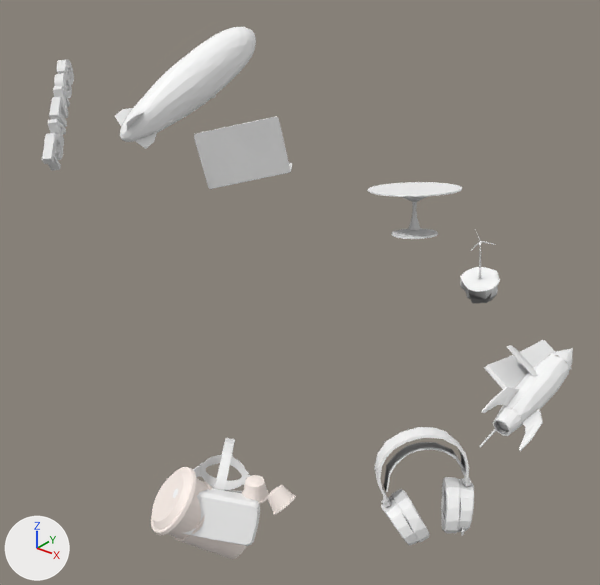
Before and after pictures for a commit that changed the glTF model public/scroll.glb.
The view is the same before and after, from a 50 mm lens placed at (21.2, -26.4, 25.7), pointed at (-0.2, 0.4, 9.1). The axes (+X, +Y, +Z) are drawn at lower left. The lights are the same throughout. Where no turn or scale is listed for an object, it has been applied to the vertices. Vertices at the same position are counted once.

Before the edit, the objects in view are built like this:
```python
ob_book = bpy.data.objects.new('Book', me_cube_004)
ob_book.location = (0.06, -0.35, 4.04)
ob_contect = bpy.data.objects.new('Contect', me_text)
ob_contect.location = (0.06, -0.35, 4.04)
ob_headphones = bpy.data.objects.new('Headphones', me_headphones_001)
ob_headphones.location = (0.06, 0.78, 4.04)
ob_notebook = bpy.data.objects.new('Notebook', me_base_notebook_001)
ob_notebook.location = (0.06, -0.35, 4.04)
ob_rocket_003 = bpy.data.objects.new('Rocket.003', me_rocket_006)
ob_rocket_003.location = (0.06, -0.35, 4.04)
ob_roundcube_001 = bpy.data.objects.new('Roundcube.001', me_roundcube_001)
ob_roundcube_001.location = (0.06, -0.35, 4.04)
ob_table = bpy.data.objects.new('Table', me_group_001)
ob_table.location = (0.06, -0.35, 4.04)
ob_vr_headset = bpy.data.objects.new('VR Headset', me_vr_cube_000_vr)
ob_vr_headset.location = (0.06, -0.35, 4.04)
ob_zeppelin = bpy.data.objects.new('Zeppelin', me_cylinder01_001)
ob_zeppelin.location = (0.06, -0.35, 4.04)
# also in view: 'Coffee' at (1.7, -7.5, 2.0)
```
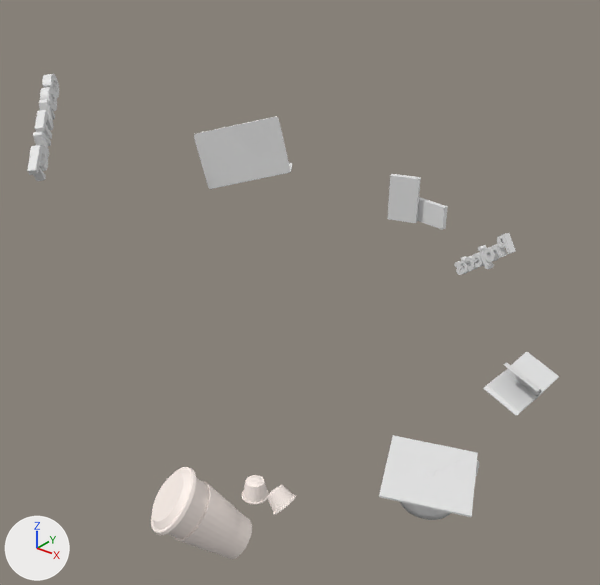
Pixel boxes [x1, y1, x2, y2] of what changed, in the pictures (600 x 585 px):
'Zeppelin', deleted
    before: [115, 27, 256, 149]
'hat', added
    after: [379, 435, 479, 520]
'Headphones', deleted
    before: [374, 427, 474, 545]
'VR Headset', deleted
    before: [173, 438, 260, 546]
'Rocket.003', deleted
    before: [479, 348, 573, 451]
'Contect', mesh moved
    before: [42, 59, 74, 171]
    after: [27, 74, 59, 181]
'Book', mesh turned
    before: [484, 340, 572, 389]
    after: [483, 352, 559, 416]
'picture', added
    after: [387, 174, 448, 230]
'Table', deleted
    before: [367, 182, 462, 239]
'Roundcube.001', deleted
    before: [460, 232, 500, 303]
'Text', added
    after: [454, 233, 516, 275]

The edits, one by one:
Material 'projects' (mat_projects) is new.
Its base color is (0.8, 0.8, 0.8) (white #e7e7e7).
Material 'picture' (mat_picture) is new.
Its base color is (0.8, 0.8, 0.8) (white #e7e7e7).
Material 'hat' (mat_hat) is new.
Its base color is (0.8, 0.8, 0.8) (white #e7e7e7).
me_cube_004 has 70 vertices, 88 faces and spans x 7.97..10.77, y 2.55..6.46, z 2.41..4.08.
me_cube_004 is used by ob_book; location (0.06, -0.35, 4.04).
me_cube_004 part 1: the whole mesh is turned 15 degrees about the z axis through its middle, then moved by (-0.06, -0.31, -0.6).
me_text has 1316 vertices, 2592 faces and spans x -9.12..-5.33, y -8.3..-4.05, z 11.81..15.3.
me_text is used by ob_contect; location (0.06, -0.35, 4.04).
me_text part 2: the whole mesh is moved by (-1.59, 0.32, -0.84).
Mesh me_text_001 is new.
It has 2688 vertices, 5328 faces and spans x 3.42..6.89, y 7.23..8.65, z 4.46..7.51.
It uses material mat_projects (white #e7e7e7).
Mesh me_cube_001 is new.
It has 32 vertices, 56 faces and spans x -2.73..0.61, y 11.5..12.74, z 4.84..7.48.
It uses material mat_picture (white #e7e7e7).
Mesh me_cylinder_003 is new.
It has 1675 vertices, 3262 faces and spans x 6.02..10.73, y -4.17..0.74, z -0.84..0.93.
It uses material mat_hat (white #e7e7e7).
Object 'Headphones' (ob_headphones) is deleted.
Object 'Rocket.003' (ob_rocket_003) is deleted.
Object 'Roundcube.001' (ob_roundcube_001) is deleted.
Object 'Table' (ob_table) is deleted.
Object 'VR Headset' (ob_vr_headset) is deleted.
Object 'Zeppelin' (ob_zeppelin) is deleted.
Object 'Text' (ob_text) is new; it shows me_text_001.
Its location is (0.06, -0.35, 4.04).
Object 'picture' (ob_picture) is new; it shows me_cube_001.
Its location is (0.06, -0.35, 4.04).
Object 'hat' (ob_hat) is new; it shows me_cylinder_003.
Its location is (0.06, -0.35, 4.04).
